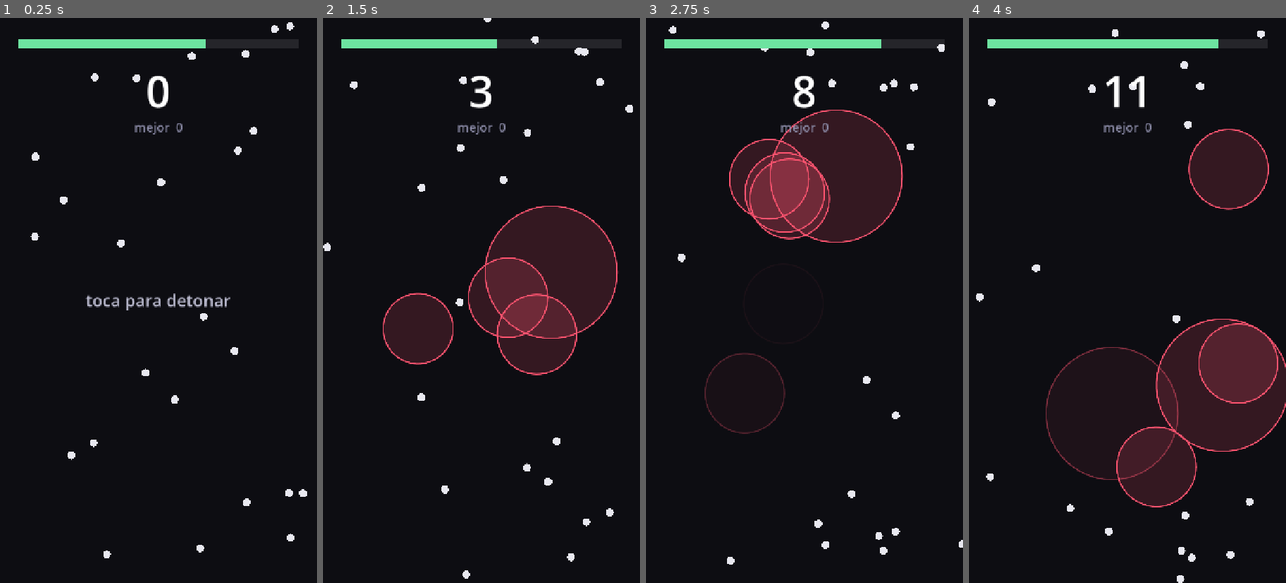
Above: before the commit, frames 1-4 (left to right).
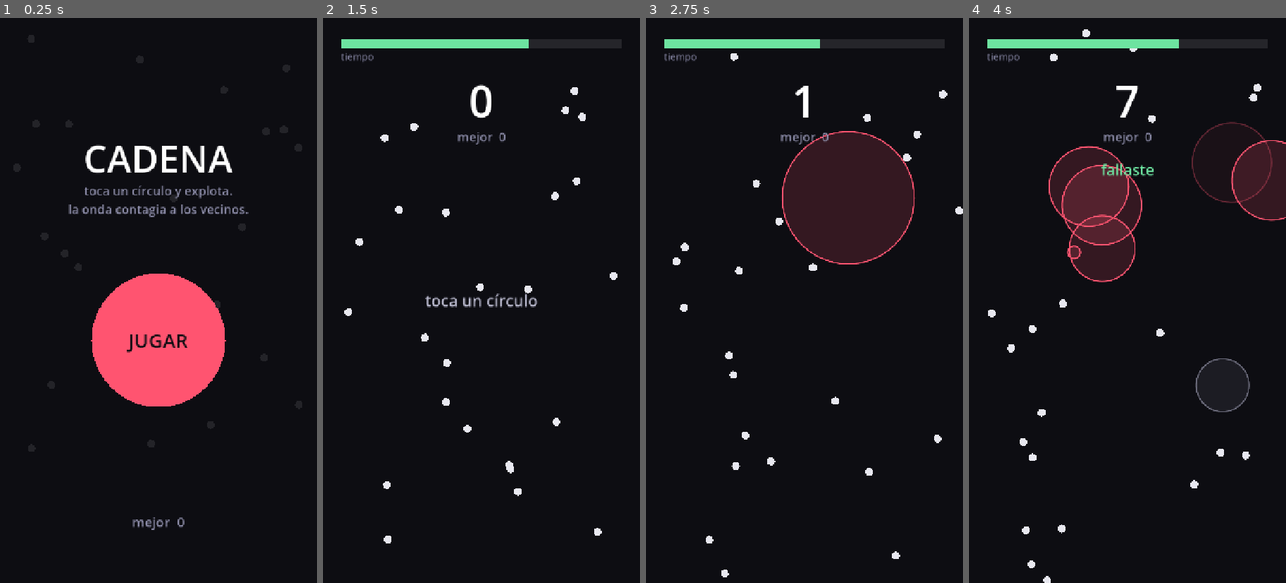
Above: after the commit, the same moments.

Repository: DanyDanny7/yesca
Game: Godot game, scene res://main.tscn
Same seed, same stepped clock (60 frames per second), same inputs: the game is played once before the commit and once after it.
Inputs (mouse positions are in pixels of both pictures, inside the frame that each line leads up to):
- Up to frame 1 (0.25 s): no input
- Up to frame 2 (1.5 s): move the mouse to (551, 272) at 0.52 s; click (551, 272) at 0.67 s; move the mouse to (418, 328) at 1.27 s; click (418, 328) at 1.42 s
- Up to frame 3 (2.75 s): move the mouse to (836, 176) at 2.02 s; click (836, 176) at 2.17 s
- Up to frame 4 (4 s): move the mouse to (1111, 413) at 2.77 s; click (1111, 413) at 2.92 s; move the mouse to (1222, 385) at 3.52 s; click (1222, 385) at 3.67 s

The runs differ from the first frame. In frame 1, 12% of the frame differs, in the area x 5-97%, y 0-96%; in frame 2, 14%; in frame 3, 9.4%; in frame 4, 21%, in the area x 2-100%, y 2-100%.

Commit message:
v2: se toca un círculo, y el juego por fin comunica
Tres síntomas del mismo problema reportados jugando: no se entendía cuándo
perdías, vaciar la pantalla no producía nada y llenar la barra tampoco.

Uno era un bug real: morir no se veía. La partida sí terminaba, pero cada punto
mueve su posición en su propio _process y aquí solo se detenía la lógica de
partida, así que los puntos seguían rebotando y el juego parecía continuar.
Ahora el mundo se congela al morir.

Cambio de input a propuesta del feedback: se toca un CÍRCULO, no la pantalla.
Detonar en un vacío es arbitrario; tocar un círculo es puntería, y hace que
fallar sea legible. Con tolerancia de 60px, porque la habilidad a premiar es
elegir qué círculo, no la precisión motriz.

Eso rompió la economía: el tap descuidado ya no puede fallar del todo y la
separación entre jugar bien y jugar mal cayó de 7x/12x a 2.3x/2.8x. Se corrigió
moviendo el premio del número de puntos a la longitud de la cadena, quedando en
3.5x/4.8x. No se recupera el original, y es el precio del input nuevo.

Se añaden pantallas de inicio y fin con botón redondo, récord persistente en
user://, y premio por vaciar la pantalla. Los botones son Controls que se
dibujan solos, no Buttons de Godot, para no mezclar el sistema de foco con
emulate_touch_from_mouse.

Co-Authored-By: Claude Opus 5 (1M context) <noreply@anthropic.com>

Diff:
--- a/main.tscn
+++ b/main.tscn
@@ -1,6 +1,7 @@
-[gd_scene load_steps=2 format=3]
+[gd_scene load_steps=3 format=3]
 
 [ext_resource type="Script" path="res://scripts/main.gd" id="1_main"]
+[ext_resource type="Script" path="res://scripts/circle_button.gd" id="2_circle"]
 
 [node name="Main" type="Node2D"]
 script = ExtResource("1_main")
@@ -26,10 +27,21 @@
 mouse_filter = 2
 color = Color(0.427, 0.89, 0.627, 1)
 
+[node name="BarCaption" type="Label" parent="UI"]
+anchor_right = 1.0
+offset_left = 40.0
+offset_top = 72.0
+offset_right = -40.0
+offset_bottom = 100.0
+mouse_filter = 2
+theme_override_colors/font_color = Color(0.45, 0.45, 0.55, 1)
+theme_override_font_sizes/font_size = 22
+text = "tiempo"
+
 [node name="Score" type="Label" parent="UI"]
 anchor_right = 1.0
-offset_top = 96.0
-offset_bottom = 230.0
+offset_top = 118.0
+offset_bottom = 252.0
 mouse_filter = 2
 theme_override_font_sizes/font_size = 100
 text = "0"
@@ -37,23 +49,175 @@
 
 [node name="Best" type="Label" parent="UI"]
 anchor_right = 1.0
-offset_top = 228.0
-offset_bottom = 272.0
+offset_top = 250.0
+offset_bottom = 294.0
 mouse_filter = 2
 theme_override_colors/font_color = Color(0.55, 0.55, 0.66, 1)
 theme_override_font_sizes/font_size = 28
 text = "mejor  0"
 horizontal_alignment = 1
 
-[node name="Message" type="Label" parent="UI"]
+[node name="Hint" type="Label" parent="UI"]
 anchor_top = 0.5
 anchor_right = 1.0
 anchor_bottom = 0.5
-offset_top = -80.0
-offset_bottom = 80.0
+offset_top = -30.0
+offset_bottom = 30.0
 mouse_filter = 2
 theme_override_colors/font_color = Color(0.72, 0.72, 0.8, 1)
+theme_override_font_sizes/font_size = 36
+text = "toca un círculo"
+horizontal_alignment = 1
+vertical_alignment = 1
+
+[node name="Flash" type="Label" parent="UI"]
+anchor_right = 1.0
+offset_top = 320.0
+offset_bottom = 372.0
+mouse_filter = 2
+theme_override_colors/font_color = Color(0.427, 0.89, 0.627, 1)
+theme_override_font_sizes/font_size = 34
+horizontal_alignment = 1
+
+[node name="StartScreen" type="Control" parent="UI"]
+anchor_right = 1.0
+anchor_bottom = 1.0
+mouse_filter = 2
+
+[node name="Bg" type="ColorRect" parent="UI/StartScreen"]
+anchor_right = 1.0
+anchor_bottom = 1.0
+mouse_filter = 2
+color = Color(0.051, 0.051, 0.071, 0.9)
+
+[node name="Title" type="Label" parent="UI/StartScreen"]
+anchor_right = 1.0
+offset_top = 260.0
+offset_bottom = 360.0
+mouse_filter = 2
+theme_override_font_sizes/font_size = 84
+text = "CADENA"
+horizontal_alignment = 1
+
+[node name="Sub" type="Label" parent="UI/StartScreen"]
+anchor_right = 1.0
+offset_left = 60.0
+offset_top = 372.0
+offset_right = -60.0
+offset_bottom = 470.0
+mouse_filter = 2
+theme_override_colors/font_color = Color(0.55, 0.55, 0.66, 1)
+theme_override_font_sizes/font_size = 28
+text = "toca un círculo y explota.
+la onda contagia a los vecinos."
+horizontal_alignment = 1
+autowrap_mode = 2
+
+[node name="Play" type="Control" parent="UI/StartScreen"]
+anchor_left = 0.5
+anchor_top = 0.5
+anchor_right = 0.5
+anchor_bottom = 0.5
+offset_left = -150.0
+offset_top = -60.0
+offset_right = 150.0
+offset_bottom = 240.0
+mouse_filter = 2
+script = ExtResource("2_circle")
+
+[node name="PlayText" type="Label" parent="UI/StartScreen/Play"]
+anchor_right = 1.0
+anchor_bottom = 1.0
+mouse_filter = 2
+theme_override_colors/font_color = Color(0.051, 0.051, 0.071, 1)
+theme_override_font_sizes/font_size = 44
+text = "JUGAR"
+horizontal_alignment = 1
+vertical_alignment = 1
+
+[node name="Best" type="Label" parent="UI/StartScreen"]
+anchor_top = 1.0
+anchor_right = 1.0
+anchor_bottom = 1.0
+offset_top = -160.0
+offset_bottom = -100.0
+mouse_filter = 2
+theme_override_colors/font_color = Color(0.55, 0.55, 0.66, 1)
+theme_override_font_sizes/font_size = 30
+text = "mejor  0"
+horizontal_alignment = 1
+
+[node name="OverScreen" type="Control" parent="UI"]
+visible = false
+anchor_right = 1.0
+anchor_bottom = 1.0
+mouse_filter = 2
+
+[node name="Bg" type="ColorRect" parent="UI/OverScreen"]
+anchor_right = 1.0
+anchor_bottom = 1.0
+mouse_filter = 2
+color = Color(0.051, 0.051, 0.071, 0.92)
+
+[node name="Title" type="Label" parent="UI/OverScreen"]
+anchor_right = 1.0
+offset_top = 230.0
+offset_bottom = 290.0
+mouse_filter = 2
+theme_override_colors/font_color = Color(1, 0.329, 0.439, 1)
 theme_override_font_sizes/font_size = 38
-text = "toca para detonar"
+text = "SE ACABÓ EL TIEMPO"
+horizontal_alignment = 1
+
+[node name="Score" type="Label" parent="UI/OverScreen"]
+anchor_right = 1.0
+offset_top = 300.0
+offset_bottom = 450.0
+mouse_filter = 2
+theme_override_font_sizes/font_size = 120
+text = "0"
+horizontal_alignment = 1
+
+[node name="Detail" type="Label" parent="UI/OverScreen"]
+anchor_right = 1.0
+offset_top = 452.0
+offset_bottom = 540.0
+mouse_filter = 2
+theme_override_colors/font_color = Color(0.55, 0.55, 0.66, 1)
+theme_override_font_sizes/font_size = 28
+text = "mejor  0"
+horizontal_alignment = 1
+
+[node name="Retry" type="Control" parent="UI/OverScreen"]
+anchor_left = 0.5
+anchor_top = 0.5
+anchor_right = 0.5
+anchor_bottom = 0.5
+offset_left = -150.0
+offset_top = 60.0
+offset_right = 150.0
+offset_bottom = 360.0
+mouse_filter = 2
+script = ExtResource("2_circle")
+
+[node name="RetryText" type="Label" parent="UI/OverScreen/Retry"]
+anchor_right = 1.0
+anchor_bottom = 1.0
+mouse_filter = 2
+theme_override_colors/font_color = Color(0.051, 0.051, 0.071, 1)
+theme_override_font_sizes/font_size = 44
+text = "OTRA"
 horizontal_alignment = 1
 vertical_alignment = 1
+
+[node name="Foot" type="Label" parent="UI/OverScreen"]
+anchor_top = 1.0
+anchor_right = 1.0
+anchor_bottom = 1.0
+offset_top = -120.0
+offset_bottom = -70.0
+mouse_filter = 2
+theme_override_colors/font_color = Color(0.4, 0.4, 0.5, 1)
+theme_override_font_sizes/font_size = 24
+text = "o toca donde sea"
+horizontal_alignment = 1
--- /dev/null
+++ b/scripts/circle_button.gd
@@ -0,0 +1,34 @@
+class_name CircleButton
+extends Control
+
+## Un botón redondo que se dibuja solo y se pulsa tocándolo.
+##
+## No es un Button de Godot a propósito. El proyecto tiene activado
+## emulate_touch_from_mouse para que el mismo código de input sirva en el editor
+## y en el teléfono, y mezclar eso con el sistema de foco y ratón de los Control
+## es una fuente de rarezas que no compensa por un botón. Además así el botón se
+## pulsa exactamente igual que se juega: tocando un círculo.
+
+@export var color: Color = Color("ff5470")
+## Amplitud del latido. Lo justo para que el ojo vaya solo, sin distraer.
+@export var pulse: float = 0.025
+
+var _t: float = 0.0
+
+
+func _process(delta: float) -> void:
+	_t += delta
+	queue_redraw()
+
+
+func _draw() -> void:
+	var factor := 1.0 + pulse * sin(_t * 2.2)
+	draw_circle(size * 0.5, _radio() * factor, color)
+
+
+func contiene(punto: Vector2) -> bool:
+	return punto.distance_to(global_position + size * 0.5) <= _radio()
+
+
+func _radio() -> float:
+	return minf(size.x, size.y) * 0.5
--- a/scripts/explosion.gd
+++ b/scripts/explosion.gd
@@ -6,13 +6,18 @@
 ## La fase de "sostiene" es la que hace posible la cadena — es la ventana en la
 ## que un punto puede entrar y contagiarse. Acortarla vuelve el juego mucho más
 ## exigente; es de los primeros parámetros a tocar al calibrar.
+##
+## También se usa, con otro color y sin registrarse en la lista de detonaciones
+## activas, como marca de tap fallado: se ve igual pero no contagia nada.
 
-const COLOR := Color("ff5470")
+const COLOR_ACTIVA := Color("ff5470")
+const COLOR_FALLO := Color("6a6a7a")
 
 @export var max_radius: float = 90.0
 @export var grow_time: float = 0.3
 @export var hold_time: float = 0.6
 @export var decay_time: float = 0.3
+@export var color: Color = COLOR_ACTIVA
 
 ## Radio actual. Main lo lee para detectar contagios.
 var radius: float = 0.0
@@ -47,5 +52,5 @@
 		fade = 1.0 - (_t - grow_time - hold_time) / decay_time
 	fade = clampf(fade, 0.0, 1.0)
 
-	draw_circle(Vector2.ZERO, radius, Color(COLOR, 0.16 * fade))
-	draw_arc(Vector2.ZERO, radius, 0.0, TAU, 64, Color(COLOR, fade), 3.0, true)
+	draw_circle(Vector2.ZERO, radius, Color(color, 0.16 * fade))
+	draw_arc(Vector2.ZERO, radius, 0.0, TAU, 64, Color(color, fade), 3.0, true)
--- a/scripts/main.gd
+++ b/scripts/main.gd
@@ -1,14 +1,28 @@
 extends Node2D
 
-## Cadena — v1.
-##
-## Campo continuo: los puntos entran desde los bordes sin parar y el tablero
-## nunca se borra. Una barra de tiempo baja sola; tocar cuesta tiempo y atrapar
-## lo devuelve. Ver contexto/03-concepto-cadena.md
+## Cadena — v2.
+##
+## Se toca un CÍRCULO, no la pantalla. El círculo tocado explota y su onda
+## expansiva contagia a los vecinos, que explotan a su vez. Una barra de tiempo
+## baja sola; tocar cuesta tiempo y atrapar lo devuelve.
+## Ver contexto/03-concepto-cadena.md
+##
+## Historial de las correcciones que trajeron el juego hasta aquí:
 ##
 ## v0 estaba estructurado por rondas (detonar, resolver, borrar todo, repetir).
-## Se sentía un bucle cerrado sin avance, que era exactamente el defecto que el
+## Se sentía un bucle cerrado sin avance, que era justo el defecto que el
 ## concepto endless existía para evitar.
+##
+## v1 dejaba detonar en cualquier punto de la pantalla. Eso es una acción
+## arbitraria: apuntas a un vacío y esperas. Tocar un círculo concreto es una
+## acción con puntería, y hace que el fallo sea legible — tocaste al lado, no
+## explotó nada, perdiste el tap.
+##
+## v1 tampoco comunicaba nada: morir no se veía (los puntos seguían moviéndose
+## después de la muerte, porque cada uno mueve su propia posición en su
+## _process y aquí solo se detenía la lógica de partida), vaciar la pantalla no
+## producía nada, y llenar la barra tampoco. Ahora hay pantallas de inicio y de
+## fin, el mundo se congela al morir, y limpiar el campo se premia y se anuncia.
 
 # Los parámetros de calibración van como @export para poder moverlos desde el
 # inspector con el juego corriendo. Calibrar recompilando es insufrible, y en
@@ -20,31 +34,35 @@
 @export var dot_speed_max: float = 140.0
 @export var respawn_interval: float = 0.4
 
-## Radio de la detonación del JUGADOR, deliberadamente mayor que el de las
-## detonaciones en cadena.
-##
-## Sin esta asimetría el juego se siente muerto: con radio único de 90 el tap
-## inicial atrapa ~1.3 puntos de media y la mayoría de taps no encadenan nada.
-## Subir la densidad lo invierte — la distancia media entre vecinos cae por
-## debajo del radio de cadena y todo se propaga solo, sin mérito.
-## Medido en contexto/04-calibracion-v0.md.
 @export_group("Detonación")
+## Radio de la detonación del círculo que tocas, mayor que el de las
+## detonaciones en cadena: es el valor de haber apuntado bien.
 @export var tap_radius: float = 150.0
 @export var chain_radius: float = 90.0
-
-## La única economía del juego. De estos cinco números sale toda la tensión: el
-## tap descuidado tiene que ser pérdida neta y el tap bueno ganancia neta. Con
-## las medias medidas (4.4 al azar, 7.6 jugando bien) estos valores dejan el
-## juego descuidado apenas por debajo del equilibrio y el bueno claramente por
-## encima.
+## Cuánto se perdona la puntería. Un círculo mide 9 px y se mueve; un dedo tapa
+## más de 50. Sin esta tolerancia el juego sería un test de precisión, que no es
+## la habilidad que queremos premiar — la que queremos es elegir QUÉ círculo.
+@export var tap_tolerance: float = 60.0
+
+## La única economía del juego. De estos números sale toda la tensión: el tap
+## descuidado tiene que ser pérdida neta y el tap paciente ganancia neta.
+##
+## reward_base es deliberadamente bajo y reward_step alto. Al pasar a "tocar un
+## círculo" el tap descuidado dejó de poder fallar del todo — siempre revienta
+## al menos el círculo que tocas — y con una recompensa plana eso bastaba para
+## sobrevivir sin mirar. Cargando el premio en la LONGITUD de la cadena en vez
+## de en el número de puntos, la cascada corta se vuelve pérdida neta y solo la
+## paciencia paga.
 @export_group("Economía de tiempo")
 @export var time_start: float = 10.0
 @export var time_max: float = 15.0
 @export var tap_cost: float = 1.5
-@export var reward_base: float = 0.6
-## Extra por cada punto adicional de la MISMA cascada. Es lo que hace que
-## esperar a que se junten más valga la pena en vez de tocar a cada rato.
-@export var reward_step: float = 0.12
+@export var reward_base: float = 0.4
+## Extra por cada punto adicional de la MISMA cascada.
+@export var reward_step: float = 0.18
+## Premio por vaciar la pantalla entera. En un endless no existe "ganar", así
+## que esto es lo más parecido que hay y merece celebrarse.
+@export var clear_bonus: float = 3.0
 
 @export_group("Dificultad")
 ## Velocidad que ganan los puntos nuevos por cada minuto de partida.
@@ -53,31 +71,49 @@
 ##
 ## Es la rampa que de verdad importa. Subir solo la velocidad de los puntos no
 ## amenaza a nadie: no toca la economía, y un jugador competente que espera
-## clusters saca ~7.5 s por cada 1.5 s que gasta. Con ese 4x de retorno la
-## barra nunca lo alcanza y la partida no termina jamás — medido, 4 minutos sin
-## una sola muerte. La dificultad tiene que atacar la economía.
+## clusters saca mucho más de lo que gasta. Con ese retorno la barra nunca lo
+## alcanza y la partida no termina jamás — medido, 4 minutos sin una sola
+## muerte. La dificultad tiene que atacar la economía.
 @export var drain_ramp_per_min: float = 0.5
 
 const SPAWN_MARGIN := 40.0
 const WARN_TIME := 3.0
+const FLASH_TIME := 1.4
+const SAVE_PATH := "user://cadena.cfg"
 
 enum State {
+	START,    ## pantalla de inicio, el campo se mueve de fondo
 	READY,    ## campo vivo, barra llena, el tiempo aún no corre
 	PLAYING,  ## el tiempo baja
-	DEAD,     ## esperando el tap que reinicia
+	DEAD,     ## pantalla de fin, el mundo congelado
 }
 
 @onready var _dots_root: Node2D = $Dots
 @onready var _explosions_root: Node2D = $Explosions
+
 @onready var _score_label: Label = $UI/Score
 @onready var _best_label: Label = $UI/Best
-@onready var _message_label: Label = $UI/Message
+@onready var _hint_label: Label = $UI/Hint
+@onready var _flash_label: Label = $UI/Flash
 @onready var _bar_bg: ColorRect = $UI/BarBg
 @onready var _bar_fill: ColorRect = $UI/BarBg/BarFill
 
+@onready var _start_screen: Control = $UI/StartScreen
+@onready var _start_button: CircleButton = $UI/StartScreen/Play
+@onready var _start_best: Label = $UI/StartScreen/Best
+
+@onready var _over_screen: Control = $UI/OverScreen
+@onready var _over_button: CircleButton = $UI/OverScreen/Retry
+@onready var _over_score: Label = $UI/OverScreen/Score
+@onready var _over_detail: Label = $UI/OverScreen/Detail
+
+var _hud: Array[Control] = []
 var _dots: Array[Dot] = []
 var _explosions: Array[Explosion] = []
-var _state: State = State.READY
+## Anillos de tap fallado. Se dibujan igual que una detonación pero no contagian
+## nada, y se llevan aparte para que no cuenten como "cascada en curso".
+var _effects: Array[Explosion] = []
+var _state: State = State.START
 var _time_left: float = 0.0
 var _score: int = 0
 var _best: int = 0
@@ -86,14 +122,21 @@
 ## ninguna detonación viva, y es lo que escala la recompensa.
 var _cascade_len: int = 0
 var _respawn_timer: float = 0.0
+var _field_was_empty: bool = false
+var _flash_left: float = 0.0
+var _record_nuevo: bool = false
 
 
 func _ready() -> void:
-	_start_run()
+	_hud = [_bar_bg, $UI/BarCaption, _score_label, _best_label, _hint_label, _flash_label]
+	_cargar_record()
+	_poblar_campo()
+	_ir_a_inicio()
 
 
 func _process(delta: float) -> void:
-	_prune_explosions()
+	_explosions = _prune(_explosions)
+	_effects = _prune(_effects)
 
 	if _explosions.is_empty():
 		_cascade_len = 0
@@ -104,6 +147,7 @@
 
 	if _state != State.DEAD:
 		_check_catches()
+		_check_cleared()
 		_refill_field(delta)
 
 	# La muerte solo ocurre con el tablero quieto. Así un último tap desesperado
@@ -112,6 +156,9 @@
 	if _state == State.PLAYING and _time_left <= 0.0 and _explosions.is_empty():
 		_die()
 
+	if _flash_left > 0.0:
+		_flash_left -= delta
+
 	_update_ui()
 
 
@@ -122,8 +169,13 @@
 		return
 
 	match _state:
+		State.START:
+			if _start_button.contiene(event.position):
+				_empezar_partida()
 		State.DEAD:
-			_start_run()
+			# Se acepta el botón o cualquier parte de la pantalla: el reinicio
+			# instantáneo es lo que sostiene el "una más".
+			_empezar_partida()
 		State.READY:
 			_state = State.PLAYING
 			_tap(event.position)
@@ -136,9 +188,40 @@
 	return 1.0 + drain_ramp_per_min * (_elapsed / 60.0)
 
 
+## El tap cuesta tiempo ACIERTE O NO. Si no costara al fallar se podría
+## machacar la pantalla hasta acertar y la puntería dejaría de ser una decisión.
 func _tap(pos: Vector2) -> void:
 	_time_left -= tap_cost
-	_spawn_explosion(pos, tap_radius)
+
+	var objetivo := _dot_mas_cercano(pos)
+	if objetivo == null:
+		_spawn_effect(pos)
+		_flash("fallaste")
+		return
+
+	var donde := objetivo.position
+	_dots.erase(objetivo)
+	objetivo.queue_free()
+	_cobrar_punto()
+	_spawn_explosion(donde, tap_radius)
+
+
+## El círculo más cercano al dedo dentro de la tolerancia, o null si no hay.
+func _dot_mas_cercano(pos: Vector2) -> Dot:
+	var mejor: Dot = null
+	var mejor_dist := tap_tolerance
+	for d in _dots:
+		var dist := d.position.distance_to(pos)
+		if dist <= mejor_dist:
+			mejor_dist = dist
+			mejor = d
+	return mejor
+
+
+func _cobrar_punto() -> void:
+	_cascade_len += 1
+	_score += 1
+	_time_left = minf(time_max, _time_left + reward_base + reward_step * (_cascade_len - 1))
 
 
 ## Detección de contagios por distancia, no con Area2D.
@@ -168,10 +251,19 @@
 	# mientras se itera sobre él haría que un punto se contagie de su propia
 	# detonación en el mismo frame.
 	for pos in caught_at:
-		_cascade_len += 1
-		_score += 1
-		_time_left = minf(time_max, _time_left + reward_base + reward_step * (_cascade_len - 1))
+		_cobrar_punto()
 		_spawn_explosion(pos, chain_radius)
+
+
+## Vaciar la pantalla entera es lo más parecido a ganar que tiene un endless.
+## Antes no producía absolutamente nada y el jugador se quedaba mirando un campo
+## vacío sin saber si había hecho algo bien.
+func _check_cleared() -> void:
+	var vacio := _dots.is_empty()
+	if vacio and not _field_was_empty and _state == State.PLAYING:
+		_time_left = minf(time_max, _time_left + clear_bonus)
+		_flash("PANTALLA LIMPIA   +%d s" % int(clear_bonus))
+	_field_was_empty = vacio
 
 
 ## Los puntos entran desde fuera de la pantalla, nunca aparecen en medio.
@@ -219,28 +311,81 @@
 	_explosions.append(e)
 
 
-func _prune_explosions() -> void:
+func _spawn_effect(pos: Vector2) -> void:
+	var e := Explosion.new()
+	e.position = pos
+	e.max_radius = tap_tolerance
+	e.color = Explosion.COLOR_FALLO
+	e.hold_time = 0.1
+	_explosions_root.add_child(e)
+	_effects.append(e)
+
+
+func _prune(lista: Array[Explosion]) -> Array[Explosion]:
 	var alive: Array[Explosion] = []
-	for e in _explosions:
+	for e in lista:
 		if e.finished:
 			e.queue_free()
 		else:
 			alive.append(e)
-	_explosions = alive
-
-
+	return alive
+
+
+func _flash(texto: String) -> void:
+	_flash_label.text = texto
+	_flash_left = FLASH_TIME
+
+
+## Al morir se congela el mundo entero.
+##
+## Antes solo se detenía la lógica de partida, pero cada punto mueve su propia
+## posición en su _process, así que seguían rebotando y la muerte era
+## literalmente invisible: el juego "continuaba".
 func _die() -> void:
 	_state = State.DEAD
-	_best = maxi(_best, _score)
-
-
-func _start_run() -> void:
+	_dots_root.process_mode = Node.PROCESS_MODE_DISABLED
+	_record_nuevo = _score > _best
+	if _record_nuevo:
+		_best = _score
+		_guardar_record()
+	_over_screen.visible = true
+	_set_hud_visible(false)
+
+
+func _ir_a_inicio() -> void:
+	_state = State.START
+	_start_screen.visible = true
+	_over_screen.visible = false
+	_set_hud_visible(false)
+
+
+func _empezar_partida() -> void:
+	_poblar_campo()
+	_start_screen.visible = false
+	_over_screen.visible = false
+	_set_hud_visible(true)
+	_state = State.READY
+	_time_left = time_start
+	_score = 0
+	_elapsed = 0.0
+	_cascade_len = 0
+	_respawn_timer = respawn_interval
+	_field_was_empty = false
+	_flash_left = 0.0
+
+
+func _poblar_campo() -> void:
+	_dots_root.process_mode = Node.PROCESS_MODE_INHERIT
+
 	for d in _dots:
 		d.queue_free()
 	_dots.clear()
 	for e in _explosions:
 		e.queue_free()
 	_explosions.clear()
+	for e in _effects:
+		e.queue_free()
+	_effects.clear()
 
 	# El campo arranca lleno y repartido; solo las reposiciones entran por los
 	# bordes. Verlo llenarse punto a punto sería una espera muerta al empezar.
@@ -254,17 +399,29 @@
 		_dots_root.add_child(d)
 		_dots.append(d)
 
-	_state = State.READY
-	_time_left = time_start
-	_score = 0
-	_elapsed = 0.0
-	_cascade_len = 0
-	_respawn_timer = respawn_interval
+
+func _set_hud_visible(v: bool) -> void:
+	for nodo in _hud:
+		nodo.visible = v
+
+
+func _cargar_record() -> void:
+	var cfg := ConfigFile.new()
+	if cfg.load(SAVE_PATH) == OK:
+		_best = int(cfg.get_value("progreso", "mejor", 0))
+
+
+func _guardar_record() -> void:
+	var cfg := ConfigFile.new()
+	cfg.set_value("progreso", "mejor", _best)
+	cfg.save(SAVE_PATH)
 
 
 func _update_ui() -> void:
 	_score_label.text = str(_score)
 	_best_label.text = "mejor  %d" % _best
+	_start_best.text = "mejor  %d" % _best
+	_hint_label.visible = _state == State.READY
 
 	var frac := clampf(_time_left / time_max, 0.0, 1.0)
 	_bar_fill.size = Vector2(_bar_bg.size.x * frac, _bar_bg.size.y)
@@ -272,10 +429,13 @@
 	# ya está perdido.
 	_bar_fill.color = Color("ff5470") if _time_left < WARN_TIME else Color("6de3a0")
 
-	match _state:
-		State.READY:
-			_message_label.text = "toca para detonar"
-		State.PLAYING:
-			_message_label.text = ""
-		State.DEAD:
-			_message_label.text = "%d puntos\ntoca para reintentar" % _score
+	_flash_label.modulate.a = clampf(_flash_left / (FLASH_TIME * 0.5), 0.0, 1.0)
+
+	if _state == State.DEAD:
+		_over_score.text = str(_score)
+		var m := int(_elapsed) / 60
+		var s := int(_elapsed) % 60
+		if _record_nuevo:
+			_over_detail.text = "¡NUEVO RÉCORD!\naguantaste %d:%02d" % [m, s]
+		else:
+			_over_detail.text = "mejor  %d\naguantaste %d:%02d" % [_best, m, s]
--- a/tools/simulacion.gd
+++ b/tools/simulacion.gd
@@ -33,8 +33,10 @@
 
 ## Cuántos puntos tiene que ver juntos el jugador bueno para gastar un tap.
 const CLUSTER_MINIMO := 6
-## Por debajo de esto ya no se puede elegir: toca detonar donde sea.
+## Por debajo de esto ya no se puede elegir: toca detonar lo que haya.
 const DESESPERO := 2.5
+## Con qué frecuencia se le va el dedo al jugador descuidado.
+const PROB_FALLO := 0.25
 
 
 func _initialize() -> void:
@@ -54,6 +56,7 @@
 	await process_frame
 
 	print("viewport: ", root.get_visible_rect().size, "   cap: %.0fs   partidas: %d" % [cap_segundos, runs])
+	print("modelo de input: se toca un CÍRCULO, no la pantalla")
 	print("")
 	if solo != "bueno":
 		await _perfil(main, "DESCUIDADO (toca al azar en cuanto le baja la barra)", false)
@@ -76,11 +79,11 @@
 
 
 func _partida(main, bueno: bool) -> Array:
-	main._start_run()
-	main._state = 1  # PLAYING
+	main._empezar_partida()
+	main._state = 2  # State.PLAYING
 	await process_frame
 
-	while main._state != 2 and main._elapsed < cap_segundos:
+	while main._state != 3 and main._elapsed < cap_segundos:  # 3 = State.DEAD
 		await process_frame
 		if main._explosions.size() > 0:
 			continue  # con una cascada en curso no se toca, se mira
@@ -92,13 +95,20 @@
 
 
 func _decidir(main, bueno: bool):
+	if main._dots.is_empty():
+		return null
 	var apurado: bool = main._time_left < DESESPERO
+
 	if not bueno:
-		# Reactivo y sin criterio: toca en cuanto la barra baja de la mitad.
-		if main._time_left < main.time_max * 0.5:
-			var r := root.get_visible_rect().size
-			return Vector2(randf() * r.x, randf() * r.y)
-		return null
+		# Reactivo y sin criterio: toca en cuanto la barra baja de la mitad,
+		# eligiendo un círculo cualquiera. Con PROB_FALLO se le va el dedo, que
+		# es lo que le pasa a quien juega sin mirar.
+		if main._time_left >= main.time_max * 0.5:
+			return null
+		var d = main._dots[randi() % main._dots.size()]
+		if randf() < PROB_FALLO:
+			return d.position + Vector2.from_angle(randf() * TAU) * (main.tap_tolerance * 2.0)
+		return d.position
 
 	var mejor = _mejor_cluster(main)
 	if mejor == null:
@@ -108,7 +118,8 @@
 	return null
 
 
-## Devuelve [posición, cuántos puntos caen dentro del radio de tap].
+## El círculo con más vecinos dentro de su radio de detonación, que es el que
+## un jugador con buen ojo elegiría. Devuelve [posición, cuántos vecinos].
 func _mejor_cluster(main):
 	var mejor_pos = null
 	var mejor_n := -1
Not shown, added: scripts/circle_button.gd.uid
Not shown, added: tools/calibracion.gd.uid
Not shown, added: tools/simulacion.gd.uid
Not shown, changed: README.md
Not shown, added: contexto/06-pantallas-e-input.md
Not shown, changed: contexto/README.md
